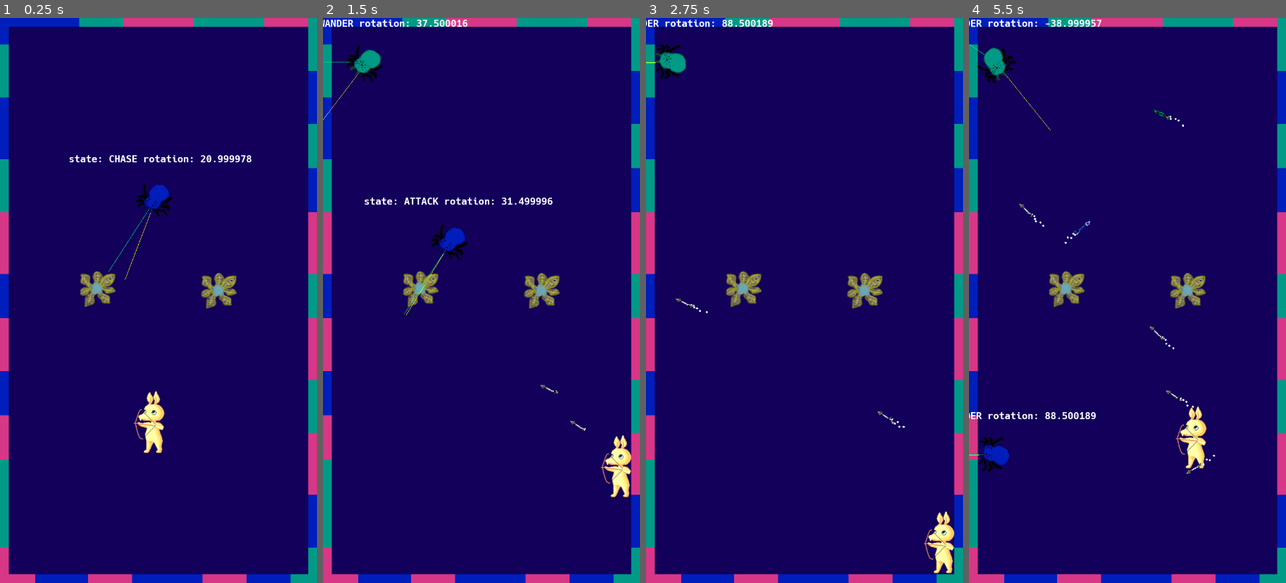
Above: before the commit, frames 1-4 (left to right).
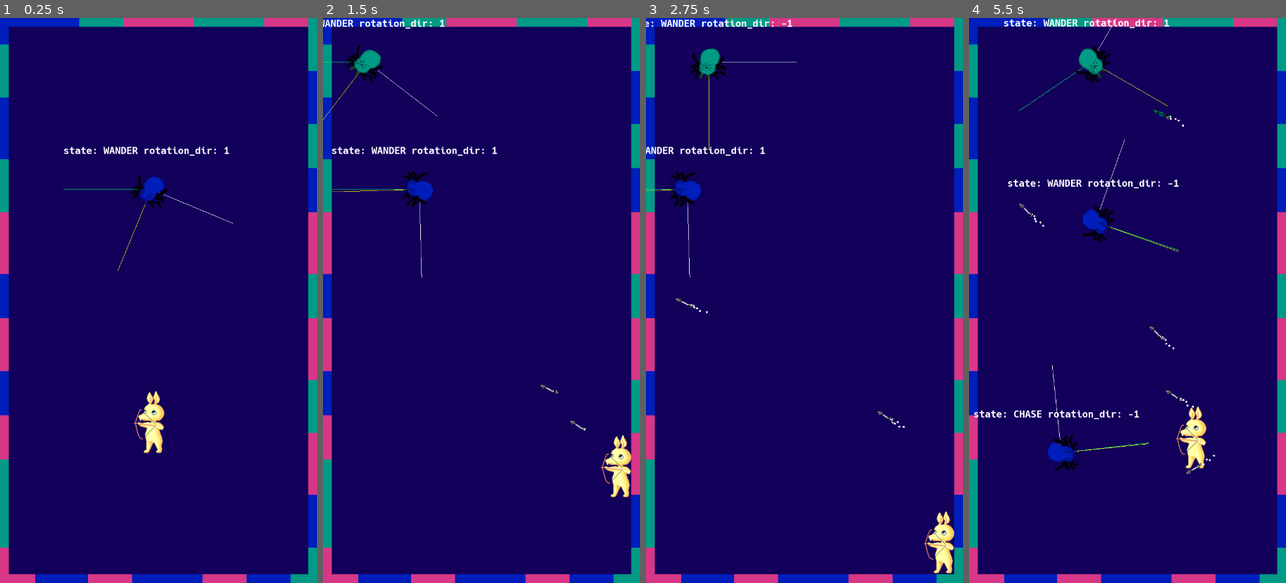
Above: after the commit, the same moments.

Repository: algch/BounceBunny
Game: Godot game, scene res://main.tscn
The game is run twice, just before and just after one commit, with the same random seed, the same clock (stepped at 60 frames per second) and the same inputs.
Inputs (mouse positions are in pixels of both pictures, inside the frame that each line leads up to):
- Up to frame 1 (0.25 s): no input
- Up to frame 2 (1.5 s): move the mouse to (551, 272) at 0.52 s; press the mouse at (551, 272) at 0.53 s; hold Right (ui_right) 0.53-1.28 s; move the mouse to (418, 328) at 1.27 s; release the mouse at (418, 328) at 1.28 s; hold Down (ui_down) from 1.28 s (still down); click (418, 328) at 1.35 s
- Up to frame 3 (2.75 s): move the mouse to (836, 176) at 2.02 s; release Down (ui_down) at 2.03 s; press the mouse at (836, 176) at 2.03 s; hold Right (ui_right) from 2.03 s (still down)
- Up to frame 4 (5.5 s): move the mouse to (1111, 413) at 2.77 s; release Right (ui_right) at 2.78 s; release the mouse at (1111, 413) at 2.78 s; hold Up (ui_up) 2.78-3.53 s; click (1111, 413) at 2.85 s; move the mouse to (1222, 385) at 3.52 s; press the mouse at (1222, 385) at 3.53 s; hold Left (ui_left) 3.53-5.03 s; move the mouse to (1032, 215) at 4.27 s; release the mouse at (1032, 215) at 4.28 s; click (1032, 215) at 4.35 s; move the mouse to (1143, 300) at 5.02 s; press the mouse at (1143, 300) at 5.03 s; hold Down (ui_down) from 5.03 s (still down)

The runs differ from the first frame. In frame 1, 2.3% of the frame differs, in the area x 20-80%, y 22-52%; in frame 2, 2.7%; in frame 3, 2.9%; in frame 4, 4.4%, in the area x 0-75%, y 0-81%.

Commit message:
fixed spider states

Diff:
--- a/enemies/spider/spider.gd
+++ b/enemies/spider/spider.gd
@@ -134,6 +134,7 @@
 		if attack_timer.is_stopped():
 			attack_timer.set_wait_time(ATTACK_WAIT_TIME)
 			attack_timer.start()
+		motion_dir = (current_target.position - position).normalized()
 		updateFacingDir(delta)
 	else:
 		attack_timer.stop()
@@ -158,6 +159,7 @@
 		reachable_targets[body_id] = body
 
 		if not current_target:
+			motion_dir = (body.position - position).normalized()
 			current_state = STATE.ATTACK
 
 
@@ -175,6 +177,7 @@
 		visible_targets[body_id] = body
 
 		if not current_target:
+			motion_dir = (body.position - position).normalized()
 			current_state = STATE.CHASE
 
 
@@ -205,12 +208,15 @@
 func _draw():
 	draw_line(Vector2(0, 0), Vector2(0, 0) + motion_dir*200, Color(0, 1, 0.5))
 	draw_line(Vector2(0, 0), Vector2(0, 0) + facing_dir*200, Color(1, 1, 0))
-	var message = 'state: ' + getStateName(current_state) + ' rotation: ' + str(rad2deg($sprite.rotation))
+	var left_side = facing_dir.rotated(-HALF_PI)
+	draw_line(Vector2(0, 0), Vector2(0, 0) + left_side*200, Color(1, 1, 1))
+	var message = 'state: ' + getStateName(current_state) + ' rotation_dir: ' + str(rotation_dir)
 	draw_string(default_font, Vector2(-200, -80),  message, Color(1, 1, 1))
 
 
 func _process(delta):
 	update()
+
 
 func changeDirection():
 	direction_timer.set_wait_time(DIRECTION_CHANGE_INTERVAL)
@@ -220,10 +226,16 @@
 
 	motion_dir = motion_dir.rotated(angle)
 
+
 func updateFacingDir(delta):
-	# this function has a bug
+	var left_side = facing_dir.rotated(-HALF_PI)
+	var is_on_left = left_side.normalized().dot(motion_dir.normalized()) >= 0
+	if is_on_left:
+		rotation_dir = -1
+	else:
+		rotation_dir = 1
+
 	var angle_diff = rad2deg(motion_dir.angle() - facing_dir.angle())
-	rotation_dir = -1 if angle_diff <= 0 else 1
 	if abs(angle_diff) > 2:
 		facing_dir = facing_dir.rotated(deg2rad(rotation_speed * rotation_dir * delta))
 
@@ -234,17 +246,17 @@
 
 
 func wanderLoop(delta):
-		if direction_timer.is_stopped():
-			direction_timer.set_wait_time(DIRECTION_CHANGE_INTERVAL)
-			direction_timer.start()
-
-		var motion = motion_dir.normalized() * SPEED * delta
-		updateFacingDir(delta)
-
-		# how can we handle collisions properly?
-		var collision = move_and_collide(motion)
-		# if collision:
-		# 	motion_dir *= -1
+	if direction_timer.is_stopped():
+		direction_timer.set_wait_time(DIRECTION_CHANGE_INTERVAL)
+		direction_timer.start()
+
+	var motion = motion_dir.normalized() * SPEED * delta
+	updateFacingDir(delta)
+
+	# how can we handle collisions properly?
+	var collision = move_and_collide(motion)
+	if collision:
+		motion_dir *= -1
 
 
 func behaviorLoop(delta):
--- a/engine/main.gd
+++ b/engine/main.gd
@@ -58,7 +58,7 @@
 	spider.position = pos_tester.position
 
 func spawnLoop():
-	if shouldSpawn:
+	if shouldSpawn and len(get_tree().get_nodes_in_group('enemies')) < 5:
 		spawnEnemy()
 		spawn_timer.set_wait_time(2.5)
 		spawn_timer.start()
--- a/main.tscn
+++ b/main.tscn
@@ -1,10 +1,9 @@
-[gd_scene load_steps=6 format=2]
+[gd_scene load_steps=5 format=2]
 
 [ext_resource path="res://engine/main.gd" type="Script" id=1]
 [ext_resource path="res://player/player.tscn" type="PackedScene" id=2]
 [ext_resource path="res://tiles/rgb_tileset.tres" type="TileSet" id=3]
-[ext_resource path="res://plants/support/support.tscn" type="PackedScene" id=4]
-[ext_resource path="res://enemies/spider/spider.tscn" type="PackedScene" id=5]
+[ext_resource path="res://enemies/spider/spider.tscn" type="PackedScene" id=4]
 
 [node name="main" type="Node"]
 script = ExtResource( 1 )
@@ -18,11 +17,5 @@
 format = 1
 tile_data = PoolIntArray( 1, 2, 0, 3, 2, 0, 5, 2, 0, 6, 2, 0, 7, 2, 0, 8, 2, 0, 9, 0, 0, 10, 0, 0, 11, 0, 0, 12, 0, 0,  …(2556 unchanged characters)…
 
-[node name="support" parent="." instance=ExtResource( 4 )]
-position = Vector2( 221.531, 613.554 )
-
-[node name="support2" parent="." instance=ExtResource( 4 )]
-position = Vector2( 497.359, 617.898 )
-
-[node name="spider" parent="." instance=ExtResource( 5 )]
+[node name="spider" parent="." instance=ExtResource( 4 )]
 position = Vector2( 368.965, 388.478 )
